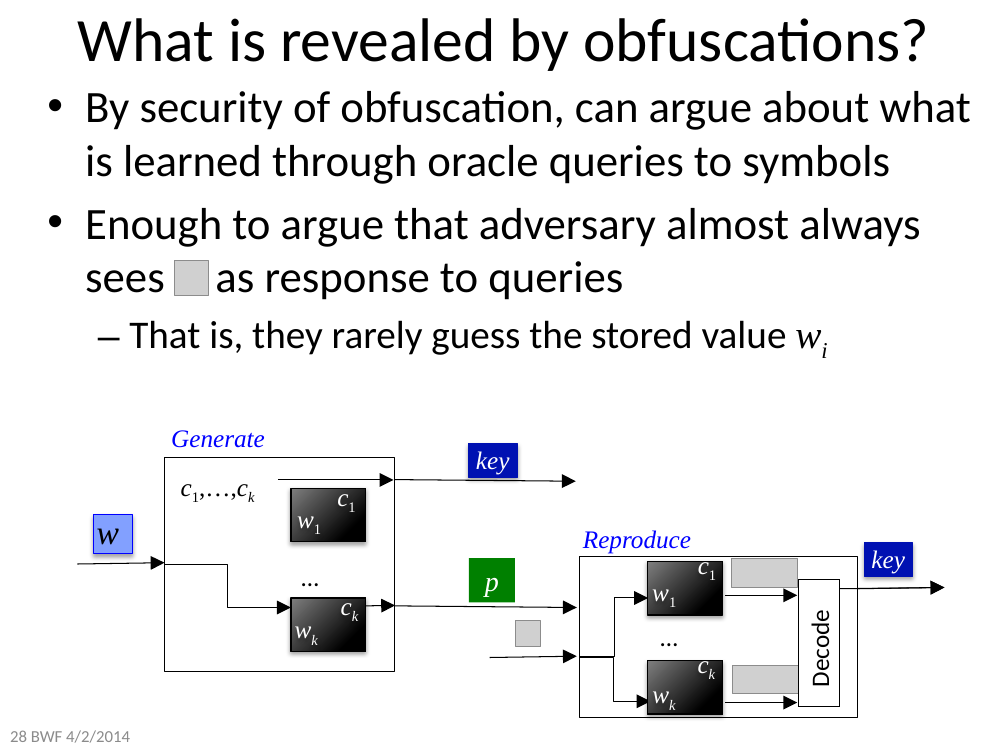
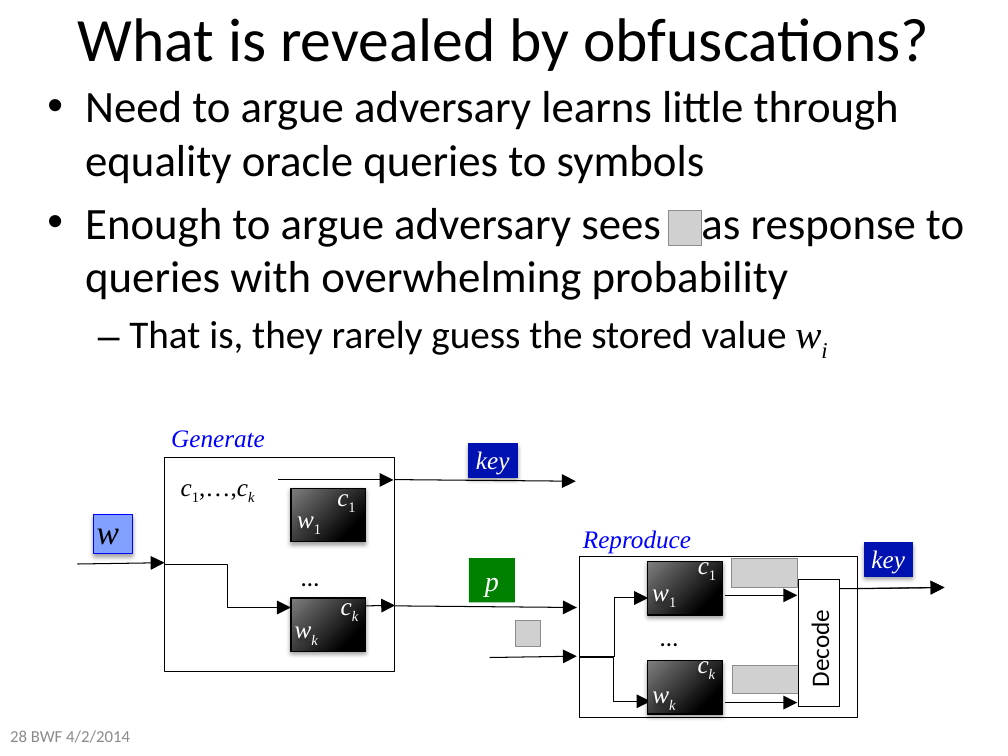
Before and after one commit to xianruimeng/comp-fuzzy-ext, a slide deck: slide 28 of constantRate/KeyDerivationWithNegativeUsable.pptx. Drawn at 1008x756 pixels with LibreOffice and Linux fonts; fonts in the diff are those of the drawing; grey boxes stand for pictures. Boxes give left, top, right and bottom in pixels: in the first picture for what was removed or moved away, otherwise in the second. Text is boxed around its words. In the diff, an @@ line names an element or a change of style, - is before the commit and + after.

```diff
--- a/constantRate/KeyDerivationWithNegativeUsable.pptx
+++ b/constantRate/KeyDerivationWithNegativeUsable.pptx
@@ text at [85,91,964,300]: text changed @@
-• By security of obfuscation, can argue about what is learned through oracle queries to symbols
-• Enough to argue that adversary almost always sees as response to queries
+• Need to argue adversary learns little through equality oracle queries to symbols
+• Enough to argue adversary sees as response to queries with overwhelming probability
@@ picture: place and size @@
-picture at [174,261,208,296]
+picture at [668,211,702,246]
```
Also in this commit, not shown: 24 other slides changed, 7 slides added, 1 slide removed.
